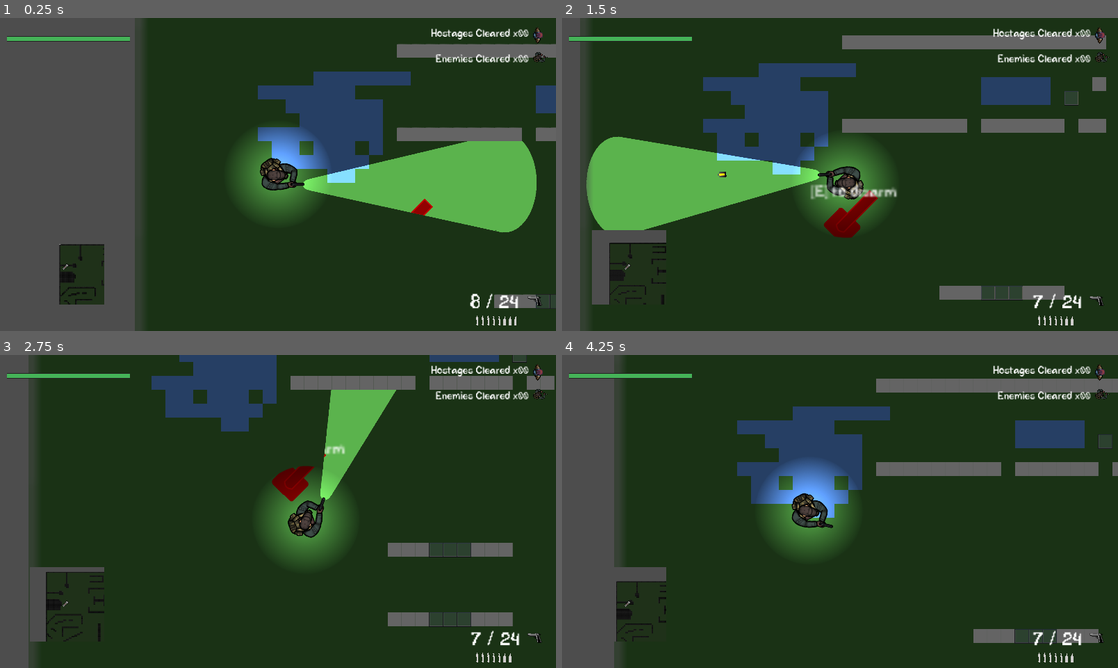
Above: before the commit, frames 1-4 (two rows, left to right).
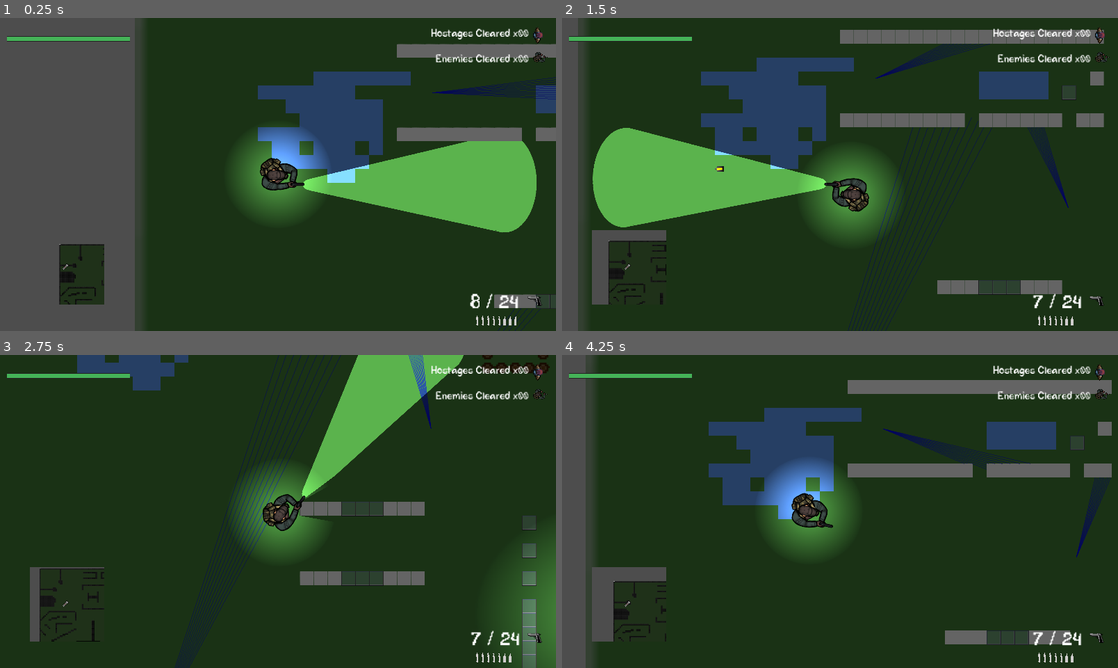
Above: after the commit, the same moments.

Repository: JustinJLi/game_dev_project
Game: Godot game, scene res://Assets/Environment/sandbox.tscn
Two runs of this game, one before a commit and one after it. Both use one fixed random seed, a clock stepped at 60 frames per second and the inputs below. This scene is started directly instead of the project's main scene.
Inputs (mouse positions are in pixels of both pictures, inside the frame that each line leads up to):
- Up to frame 1 (0.25 s): no input
- Up to frame 2 (1.5 s): move the mouse to (962, 158) at 0.52 s; hold Right (right) 0.53-1.28 s; hold E (advance_dialog) 0.53-1.28 s; move the mouse to (728, 190) at 1.27 s; hold S (down) from 1.28 s (still down); click (728, 190) at 1.35 s
- Up to frame 3 (2.75 s): move the mouse to (333, 442) at 2.02 s; release S (down) at 2.03 s; hold Right (right) from 2.03 s (still down); hold Shift (sprint) from 2.03 s (still down)
- Up to frame 4 (4.25 s): move the mouse to (812, 574) at 2.77 s; release Right (right) at 2.78 s; release Shift (sprint) at 2.78 s; hold Up (up) 2.78-3.53 s; tap Mouse wheel down (switch_weapon) at 2.85 s; move the mouse to (1006, 558) at 3.52 s; hold Left (left) from 3.53 s (still down); tap F (toggle_flashlight) at 3.6 s

The runs differ from the first frame. In frame 1, 0.6% of the frame differs, in the area x 73-100%, y 18-100%; in frame 2, 13%; in frame 3, 29%, in the area x 0-100%, y 0-100%; in frame 4, 13%.

Commit message:
added vision cone functionality to turret

Diff:
--- a/Assets/Enemy/turret.gd
+++ b/Assets/Enemy/turret.gd
@@ -1,5 +1,15 @@
 extends CharacterBody2D
 class_name turret
+
+@export var vision_renderer: Polygon2D
+@export var alert_color: Color
+
+@export_group("Rotation")
+@export var is_rotating = false
+@export var rotation_speed = 0.1
+@export var rotation_angle = 90
+@onready var original_color = vision_renderer.color if vision_renderer else Color.WHITE
+@onready var rot_start = rotation
 
 @onready var interaction_area: InteractionArea = $InteractionArea
 @onready var hud = get_parent().get_node("HUD")
@@ -23,6 +33,7 @@
 
 # Called when the node enters the scene tree for the first time.
 func _ready() -> void:
+	player = get_tree().get_first_node_in_group("Player")
 	interaction_area.interact = Callable(self, "_on_interact")
 	set_collision_layer_value(2, true)
 	health = max_health
@@ -42,6 +53,9 @@
 	if player != null:
 		if player.level_completed or enemy_dying:
 			return
+
+	if is_rotating:
+		rotation = rot_start + sin(Time.get_ticks_msec()/1000. * rotation_speed) * deg_to_rad(rotation_angle/2.)
 
 func take_damage(damage_amount):
 	health -= damage_amount
@@ -75,3 +89,14 @@
 func _on_turret_hitbox_area_entered(area: Area2D) -> void:
 	if area.name == "bullet_hitbox":
 		take_damage(50)
+
+
+func _on_vision_cone_area_body_entered(body: Node2D) -> void:
+	$TurretTimer.start()
+	is_rotating = false
+	print("Entered")
+
+func _on_vision_cone_area_body_exited(body: Node2D) -> void:
+	$TurretTimer.stop()
+	is_rotating = true
+	print("Exited")
--- a/Assets/Enemy/turret.tscn
+++ b/Assets/Enemy/turret.tscn
@@ -1,8 +1,9 @@
-[gd_scene load_steps=9 format=3 uid="uid://bgn5xhaucw7bo"]
+[gd_scene load_steps=10 format=3 uid="uid://bgn5xhaucw7bo"]
 
 [ext_resource type="Script" path="res://Assets/Enemy/turret.gd" id="1_0hlgu"]
 [ext_resource type="Texture2D" uid="uid://bc3k7s4u5j6a0" path="res://Assets/Enemy/GunTurret.png" id="1_bigb2"]
 [ext_resource type="PackedScene" uid="uid://b3tgjqai3frdd" path="res://Assets/Interaction/InteractionArea/interaction_area.tscn" id="3_udtn0"]
+[ext_resource type="PackedScene" uid="uid://kf8tqdlm8c5t" path="res://addons/vision_cone_2d/vision_cone_2d_template.tscn" id="4_ugfyu"]
 
 [sub_resource type="CanvasItemMaterial" id="CanvasItemMaterial_usel5"]
 
@@ -21,7 +22,7 @@
 radius = 54.0
 height = 176.0
 
-[node name="Turret" type="CharacterBody2D"]
+[node name="Turret" type="CharacterBody2D" node_paths=PackedStringArray("vision_renderer")]
 material = SubResource("CanvasItemMaterial_usel5")
 position = Vector2(105, 114)
 scale = Vector2(0.5, 0.5)
@@ -29,6 +30,10 @@
 collision_mask = 5
 motion_mode = 1
 script = ExtResource("1_0hlgu")
+vision_renderer = NodePath("VisionCone2D/VisionConeRenderer")
+is_rotating = true
+rotation_speed = 1.0
+rotation_angle = 45
 metadata/_edit_group_ = true
 
 [node name="Sprite2D" type="Sprite2D" parent="."]
@@ -50,8 +55,6 @@
 shape = SubResource("CapsuleShape2D_xw0jy")
 
 [node name="TurretTimer" type="Timer" parent="."]
-wait_time = 2.0
-autostart = true
 
 [node name="InteractionArea" parent="." instance=ExtResource("3_udtn0")]
 action_name = "disarm"
@@ -59,5 +62,19 @@
 [node name="CollisionShape2D" type="CollisionShape2D" parent="InteractionArea"]
 shape = SubResource("CapsuleShape2D_tr5d1")
 
+[node name="VisionCone2D" parent="." instance=ExtResource("4_ugfyu")]
+rotation = 3.14159
+angle_deg = 10
+ray_count = 10
+collision_layer_mask = 3
+debug_lines = true
+
+[node name="VisionConeRenderer" parent="VisionCone2D" index="0"]
+color = Color(0, 0, 0, 0)
+
 [connection signal="area_entered" from="turret_hitbox" to="." method="_on_turret_hitbox_area_entered"]
 [connection signal="timeout" from="TurretTimer" to="." method="_on_turret_timer_timeout"]
+[connection signal="body_entered" from="VisionCone2D/VisionConeArea" to="." method="_on_vision_cone_area_body_entered"]
+[connection signal="body_exited" from="VisionCone2D/VisionConeArea" to="." method="_on_vision_cone_area_body_exited"]
+
+[editable path="VisionCone2D"]
--- a/Assets/Environment/sandbox.tscn
+++ b/Assets/Environment/sandbox.tscn
@@ -1244,7 +1244,7 @@
 position = Vector2(487, 316)
 
 [node name="Turret3" parent="." instance=ExtResource("4_cmeq0")]
-position = Vector2(237, 318)
+position = Vector2(167, 667)
 rotation = 0.778417
 
 [node name="Turret4" parent="." instance=ExtResource("4_cmeq0")]
